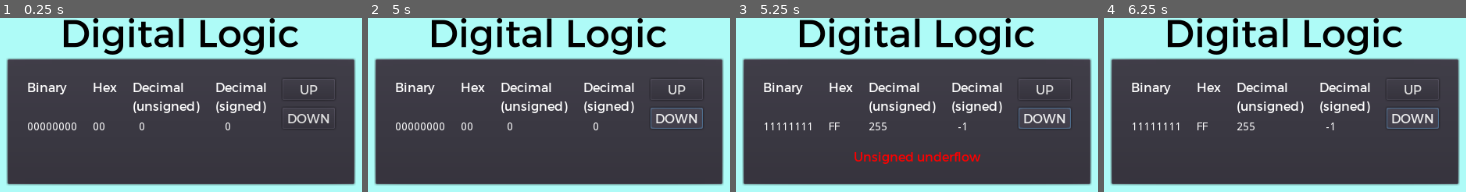
Above: before the commit, frames 1-4 (left to right).
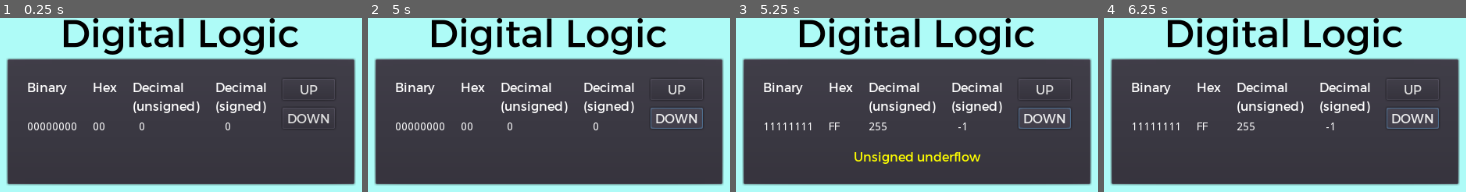
Above: after the commit, the same moments.

Repository: andrew-wilkes/digital-logic
Game: Godot game, scene res://Page.tscn
Two runs of this game, one before a commit and one after it. Both use one fixed random seed, a clock stepped at 60 frames per second and the inputs below. This scene is started directly instead of the project's main scene.
Inputs:
- Up to frame 1 (0.25 s): no input
- Up to frame 2 (5 s): click "UP" at 0.5 s; click "DOWN" at 1.25 s; click "UP" at 2 s; click "DOWN" at 2.75 s; click "UP" at 3.5 s; click "DOWN" at 4.25 s
- Up to frame 3 (5.25 s): tap Enter at 5 s
- Up to frame 4 (6.25 s): tap Space at 5.75 s

Frames 1-2 are identical in both runs. In frame 3, 1.2% of the frame differs, in the area x 32-68%, y 77-84%; in frame 4, nothing differs.

Commit message:
Use red for overflow and yellow for underflow alert

Diff:
--- a/game/Numbers.gd
+++ b/game/Numbers.gd
@@ -91,22 +91,20 @@
 	if warning:
 		return
 	if delta == 1:
+		alert.modulate = Color.red
 		if number == 127:
 			alert.text = "Signed overflow"
-			alert.modulate = Color.yellow
 			warning = true
 		if number == 255:
 			alert.text = "Unsigned overflow"
-			alert.modulate = Color.red
 			warning = true
 	else:
+		alert.modulate = Color.yellow
 		if number == 128:
 			alert.text = "Signed underflow"
-			alert.modulate = Color.yellow
 			warning = true
 		if number == 0:
 			alert.text = "Unsigned underflow"
-			alert.modulate = Color.red
 			warning = true
 	if warning:
 		$AlertTimer.start()
--- a/game/Page.tscn
+++ b/game/Page.tscn
@@ -19,4 +19,4 @@
 
 [node name="Numbers" parent="." instance=ExtResource( 2 )]
 margin_top = 51.0
-margin_bottom = 194.0
+margin_bottom = 215.0
